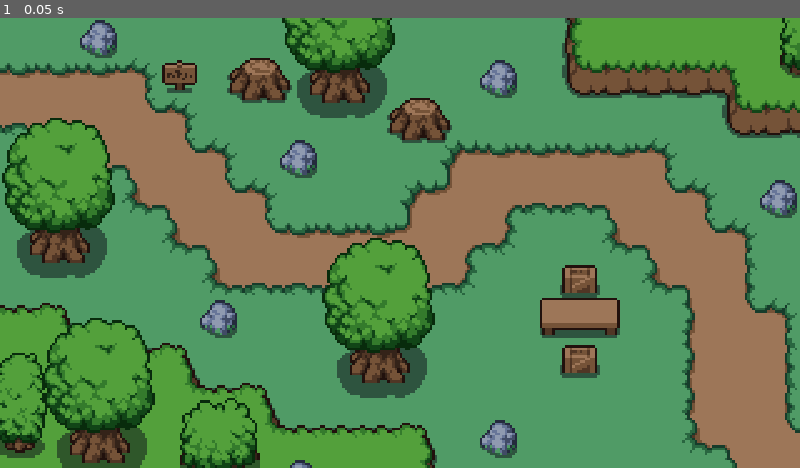
Above: before the commit, frame 1.
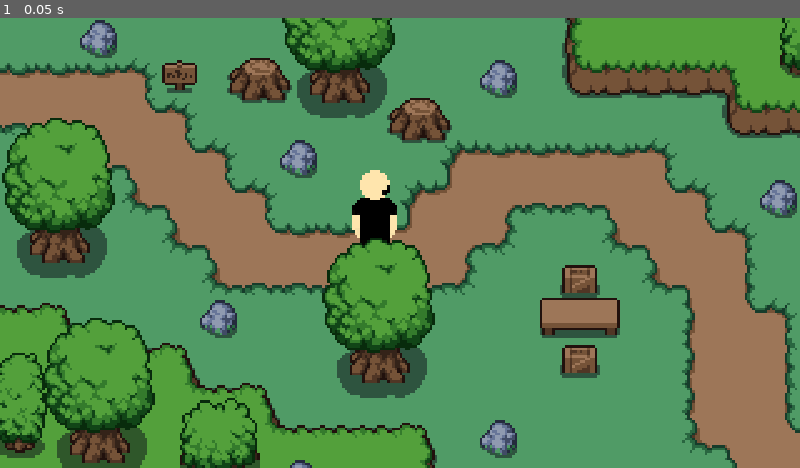
Above: after the commit, the same moment.

Repository: therritt/theater_game_v1
Game: Godot game, scene res://scenes/world.tscn
Two runs of this game, one before a commit and one after it. Both use one fixed random seed, a clock stepped at 60 frames per second and the inputs below.
Inputs:
- Up to frame 1 (0.05 s): no input

The runs differ from the first frame. In frame 1, 0.7% of the frame differs, in the area x 44-50%, y 33-51%.

Commit message:
finished loading zones (temporary placement)

Diff:
--- a/scenes/world.tscn
+++ b/scenes/world.tscn
@@ -1,7 +1,6 @@
 [gd_scene format=3 uid="uid://dmosvrp2bdym5"]
 
 [ext_resource type="Script" uid="uid://ds3uicbm1bdap" path="res://scripts/world.gd" id="1_71j4m"]
-[ext_resource type="PackedScene" uid="uid://d2qhuomx7u3bn" path="res://scenes/player.tscn" id="4_k0juu"]
 
 [sub_resource type="RectangleShape2D" id="RectangleShape2D_rwgxs"]
 size = Vector2(4.560669, 20)
@@ -10,11 +9,9 @@
 y_sort_enabled = true
 script = ExtResource("1_71j4m")
 
-[node name="player" parent="." unique_id=1597934439 instance=ExtResource("4_k0juu")]
-
 [node name="lz_top" type="Area2D" parent="." unique_id=989723414]
 position = Vector2(140, -22)
-scale = Vector2(2.2800007, 1)
+scale = Vector2(4.640001, 1)
 priority = 1
 metadata/_edit_group_ = true
 
@@ -24,8 +21,8 @@
 shape = SubResource("RectangleShape2D_rwgxs")
 
 [node name="lz_bottom" type="Area2D" parent="." unique_id=1748755450]
-position = Vector2(140, 175)
-scale = Vector2(2.2800007, 1)
+position = Vector2(131, 220)
+scale = Vector2(4.7600007, 1)
 priority = 1
 metadata/_edit_group_ = true
 
@@ -35,9 +32,9 @@
 shape = SubResource("RectangleShape2D_rwgxs")
 
 [node name="lz_right" type="Area2D" parent="." unique_id=151044480]
-position = Vector2(294.99997, 130)
+position = Vector2(342.00003, 105)
 rotation = 1.5728947
-scale = Vector2(2.2800007, 1)
+scale = Vector2(2.8000834, 1)
 priority = 1
 metadata/_edit_group_ = true
 
@@ -47,9 +44,9 @@
 shape = SubResource("RectangleShape2D_rwgxs")
 
 [node name="lz_left" type="Area2D" parent="." unique_id=81926452]
-position = Vector2(-4, 131)
+position = Vector2(-19, 109)
 rotation = 1.5728947
-scale = Vector2(2.2800007, 1)
+scale = Vector2(2.7598317, 1)
 priority = 1
 metadata/_edit_group_ = true
 
@@ -59,3 +56,6 @@
 shape = SubResource("RectangleShape2D_rwgxs")
 
 [connection signal="body_entered" from="lz_top" to="." method="_on_lz_top_character_body_entered"]
+[connection signal="body_entered" from="lz_bottom" to="." method="_on_lz_bottom_character_body_entered"]
+[connection signal="body_entered" from="lz_right" to="." method="_on_lz_right_character_body_entered"]
+[connection signal="body_entered" from="lz_left" to="." method="_on_lz_left_character_body_entered"]
--- a/scripts/world.gd
+++ b/scripts/world.gd
@@ -1,10 +1,16 @@
 extends Node2D
 
 var room
+var player
+const PLAYER = preload("res://scenes/player.tscn")
 const FIRST_ROOM = preload("res://scenes/rooms/room_1.tscn")
 const SECOND_ROOM = preload("res://scenes/rooms/room_2.tscn")
 
 func _ready() -> void:
+	player = PLAYER.instantiate() as Player
+	player.position.x += 150
+	player.position.y += 100
+	add_child(player)
 	room = FIRST_ROOM.instantiate()
 	add_child(room)
 
@@ -21,3 +27,30 @@
 	var next = SECOND_ROOM.instantiate()
 	add_child(next)
 	return next
+
+
+func _on_lz_bottom_character_body_entered(body: Node2D) -> void:
+	if body is Player:
+		remove_child(room)
+		if room:
+			room.queue_free()
+		room = next_room()
+		(body as Player).position.y -= 200
+
+
+func _on_lz_left_character_body_entered(body: Node2D) -> void:
+	if body is Player:
+		remove_child(room)
+		if room:
+			room.queue_free()
+		room = next_room()
+		(body as Player).position.x += 350
+
+
+func _on_lz_right_character_body_entered(body: Node2D) -> void:
+	if body is Player:
+		remove_child(room)
+		if room:
+			room.queue_free()
+		room = next_room()
+		(body as Player).position.x -= 350
